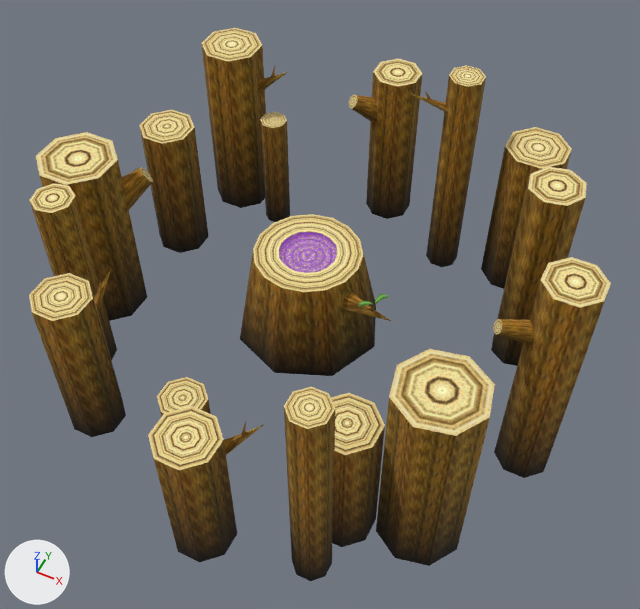
Two versions of the glTF model site/public/sm64ds/models/ex_mario_all.glb, one commit apart.
Before and after are seen from a 50 mm lens placed at (9.5, -18.2, 20.7), pointed at (0.9, -0.9, -0.9). The axes (+X, +Y, +Z) are drawn at lower left. The lights are the same throughout. The picture after the commit comes second.

The first picture shows 'ex_mario_all'.
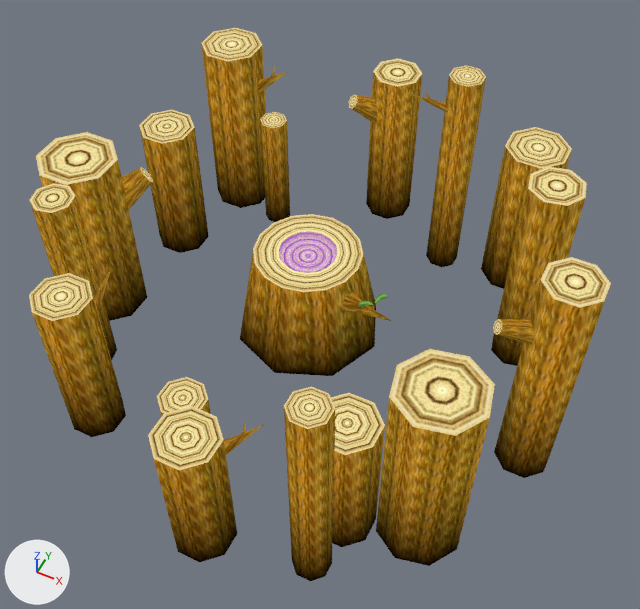
Changed parts and their boxes [x1, y1, x2, y2] in the pictures (640 x 609 px):
'ex_mario_all', recoloured (lighter)
    both: [30, 37, 606, 581]

The change, as a diff of the scene's bpy script:
```diff
--- a/site/public/sm64ds/models/ex_mario_all.glb.py
+++ b/site/public/sm64ds/models/ex_mario_all.glb.py
@@ mat_gas_mat @@
 mat_gas_mat = bpy.data.materials.new('gas_mat')
-# nodes: BsdfPrincipled, Math, Mix, OutputMaterial, TexImage, VertexColor
+# nodes: BsdfTransparent, Emission, LightPath, Math, Mix, MixShader x2, OutputMaterial, TexImage, VertexColor
 # uses the picture img_k_gas
@@ mat_ki_side @@
 mat_ki_side = bpy.data.materials.new('ki_side')
-# nodes: BsdfPrincipled, Mix, OutputMaterial, TexImage, VertexColor
+# nodes: BsdfTransparent, Emission, LightPath, Mix, MixShader, OutputMaterial, TexImage, VertexColor
 # uses the picture img_ki_02
@@ mat_nenrin @@
 mat_nenrin = bpy.data.materials.new('nenrin')
-# nodes: BsdfPrincipled, Mix, OutputMaterial, TexImage, VertexColor
+# nodes: BsdfTransparent, Emission, LightPath, Mix, MixShader, OutputMaterial, TexImage, VertexColor
 # uses the picture img_nenrin
```
